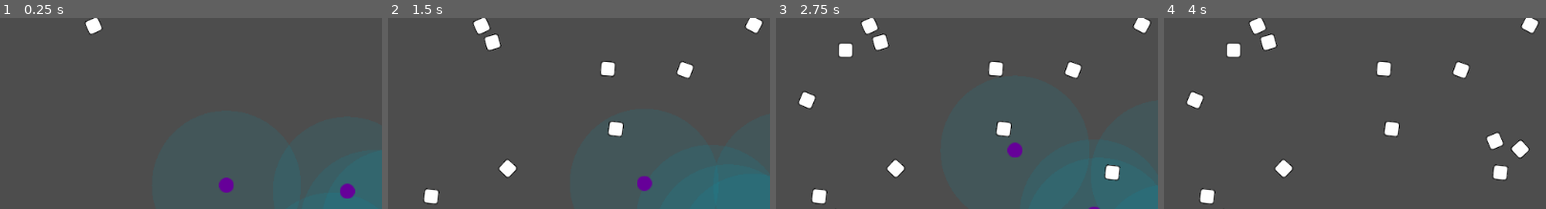
Above: before the commit, frames 1-4 (left to right).
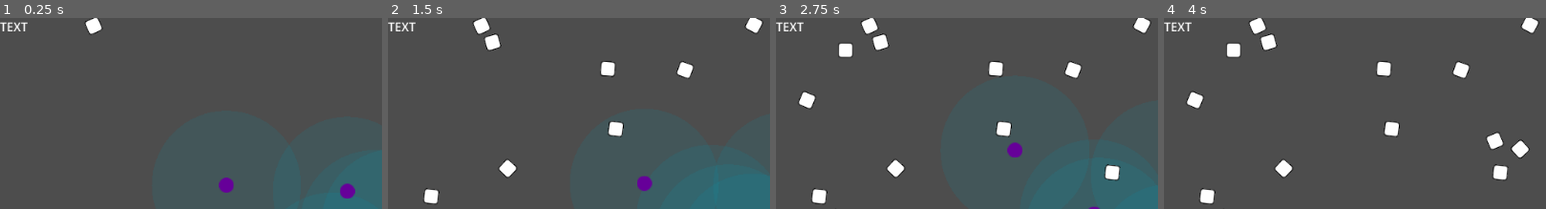
Above: after the commit, the same moments.

Repository: wivest/Natural-Selection
Game: Godot game, scene res://scenes/main.tscn
The game is run twice, just before and just after one commit, with the same random seed, the same clock (stepped at 60 frames per second) and the same inputs.
Inputs:
- Up to frame 1 (0.25 s): no input
- Up to frame 2 (1.5 s): no input
- Up to frame 3 (2.75 s): no input
- Up to frame 4 (4 s): no input
The pictures show only the part of the screen within x 0-50%, y 0-50%; the shares and areas given below are measured in that part.

The runs differ from the first frame. In frame 1, 0.2% of the frame differs, in the area x 0-8%, y 2-7%; in frame 2, 0.2%; in frame 3, 0.2%; in frame 4, 0.2%.

Commit message:
feat: GUI root is CanvasLayer

Diff:
--- a/scenes/main.tscn
+++ b/scenes/main.tscn
@@ -11,8 +11,17 @@
 
 [node name="Camera2D" type="Camera2D" parent="World"]
 
-[node name="GUI" type="Control" parent="."]
+[node name="GUI" type="CanvasLayer" parent="."]
+
+[node name="GUI" type="Control" parent="GUI"]
 layout_mode = 3
-anchors_preset = 0
+anchors_preset = 15
+anchor_right = 1.0
+anchor_bottom = 1.0
+grow_horizontal = 2
+grow_vertical = 2
+
+[node name="Label" type="Label" parent="GUI"]
 offset_right = 40.0
-offset_bottom = 40.0
+offset_bottom = 23.0
+text = "TEXT"
